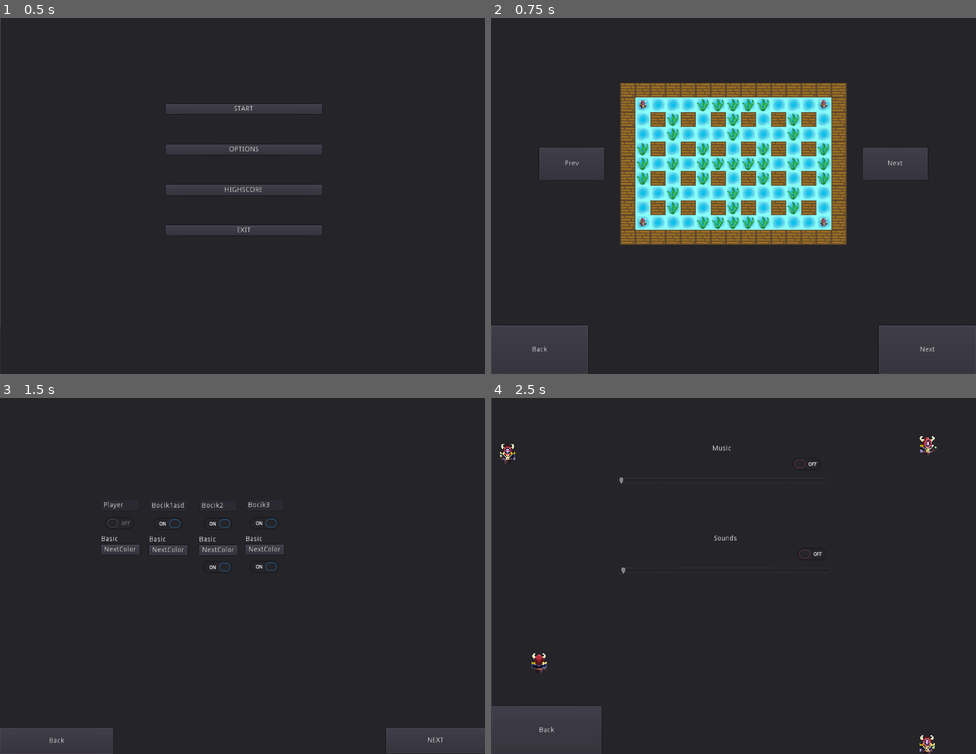
Above: before the commit, frames 1-4 (two rows, left to right).
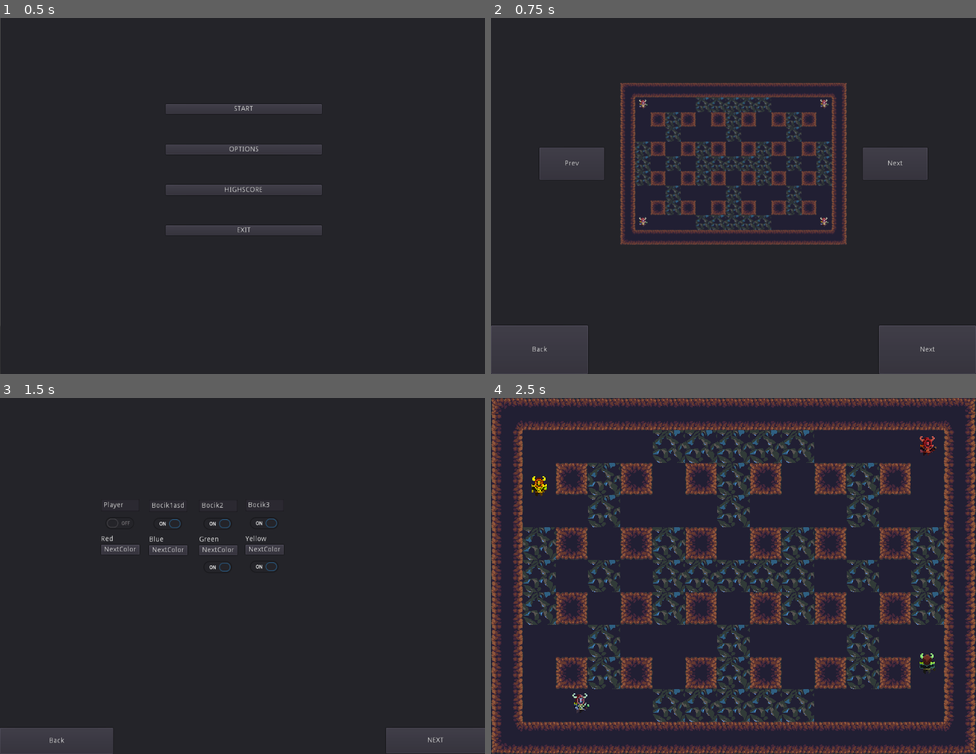
Above: after the commit, the same moments.

Repository: DominikWolek/bomber-game
Game: Godot game, scene res://GUI/MainMenuScene.tscn
Same seed, same stepped clock (60 frames per second), same inputs: the game is played once before the commit and once after it.
Inputs:
- Up to frame 1 (0.5 s): no input
- Up to frame 2 (0.75 s): click "START" at 0.5 s
- Up to frame 3 (1.5 s): click "Next" at 1.25 s
- Up to frame 4 (2.5 s): click "NEXT" at 2 s

Frame 1 is identical in both runs. In frame 2, 20% of the frame differs, in the area x 26-74%, y 18-64%; in frame 3, 0.1%; in frame 4, 28%, in the area x 0-100%, y 0-100%.

Commit message:
naprawione w koncu wejscie :)

Diff:
--- a/Bomberman/GUI/BOMB.gd
+++ b/Bomberman/GUI/BOMB.gd
@@ -5,13 +5,23 @@
 
 func _ready():
 	playerID = get_parent().playerID
+
+
+#funkcja blokuje sygnal i obsluguje zmiane przycisku
 func _on_BOMB_pressed():
+	#sprawdzenie czy inny przycisk nie jest obslugiwany
+	if ( get_parent().get_parent().getSignal() == true ):
+		return
+	else:
+		get_parent().get_parent().setSignalOn()
+	#proces obslugi wejscia
 	set_process_input(true)
 	add_user_signal("AnyKeyClicked")
 	yield(self,"AnyKeyClicked")
 	get_node("/root/ConfigurationNode")._change_and_commit(playerID,"bomb",code)
 	get_node("/root/ConfigurationNode").UpdateMoveSet(playerID)
-
+	get_parent().get_parent().setSignalOff()
+#funkcja nadpisujaca standardowa obsluge wejscia
 func _input(event):
 	if event is InputEventKey:
 			 code = event.get_scancode()
--- a/Bomberman/GUI/BackButtonToSettings.gd
+++ b/Bomberman/GUI/BackButtonToSettings.gd
@@ -3,6 +3,8 @@
 func _ready():
 	pass # Replace with function body.
 
+
+#zmiana sceny na ustawienia
 func _on_BackButton_pressed():
 	var error = get_tree().change_scene( "res://GUI/SettingsScene.tscn");
 	if error == OK:
--- a/Bomberman/GUI/ControlsSettings.tscn
+++ b/Bomberman/GUI/ControlsSettings.tscn
@@ -7,26 +7,49 @@
 [ext_resource path="res://GUI/BOMB.gd" type="Script" id=5]
 [ext_resource path="res://GUI/BackButtonToSettings.gd" type="Script" id=6]
 
+[sub_resource type="GDScript" id=5]
+script/source = "extends HBoxContainer
+
+
+# Obsluga sygnalu, slyszy do zorientowania sie przyciskom, czy inny przycisk juz rzada obslugi
+var isSignalRunned = false;
+func getSignal():
+	return isSignalRunned
+func setSignalOn():
+	isSignalRunned = true
+func setSignalOff():
+	isSignalRunned = false
+
+
+
+func _ready():
+	pass # Replace with function body.
+"
+
 [sub_resource type="GDScript" id=1]
 script/source = "extends VBoxContainer
 
 var playerID = 'P1'
 var gameInfo
 
+var keys
+
+#Funkcja odswieza tekst na przyciskach
 func _ready():
+	keys = get_node(\"/root/keys\").keys
 	gameInfo = get_node(\"/root/ConfigurationNode\").gameInfo
-	get_child(1).text = str(gameInfo[playerID][\"up\"])
-	get_child(2).text = str(gameInfo[playerID][\"down\"])
-	get_child(3).text = str(gameInfo[playerID][\"left\"])
-	get_child(4).text = str(gameInfo[playerID][\"right\"])
-	get_child(5).text = str(gameInfo[playerID][\"bomb\"])
+	get_child(1).text = str(keys[gameInfo[playerID][\"up\"]])
+	get_child(2).text = str(keys[gameInfo[playerID][\"down\"]])
+	get_child(3).text = str(keys[gameInfo[playerID][\"left\"]])
+	get_child(4).text = str(keys[gameInfo[playerID][\"right\"]])
+	get_child(5).text = str(keys[gameInfo[playerID][\"bomb\"]])
 
 func _process(delta):
-	get_child(1).text = str(gameInfo[playerID][\"up\"])
-	get_child(2).text = str(gameInfo[playerID][\"down\"])
-	get_child(3).text = str(gameInfo[playerID][\"left\"])
-	get_child(4).text = str(gameInfo[playerID][\"right\"])
-	get_child(5).text = str(gameInfo[playerID][\"bomb\"])
+	get_child(1).text = str(keys[gameInfo[playerID][\"up\"]])
+	get_child(2).text = str(keys[gameInfo[playerID][\"down\"]])
+	get_child(3).text = str(keys[gameInfo[playerID][\"left\"]])
+	get_child(4).text = str(keys[gameInfo[playerID][\"right\"]])
+	get_child(5).text = str(keys[gameInfo[playerID][\"bomb\"]])
 
 "
 
@@ -36,22 +59,24 @@
 var playerID = 'P2'
 var gameInfo
 
+var keys
+
+#Funkcja odswieza tekst na przyciskach
 func _ready():
+	keys = get_node(\"/root/keys\").keys
 	gameInfo = get_node(\"/root/ConfigurationNode\").gameInfo
-	get_child(1).text = str(gameInfo[playerID][\"up\"])
-	get_child(2).text = str(gameInfo[playerID][\"down\"])
-	get_child(3).text = str(gameInfo[playerID][\"left\"])
-	get_child(4).text = str(gameInfo[playerID][\"right\"])
-	get_child(5).text = str(gameInfo[playerID][\"bomb\"])
+	get_child(1).text = str(keys[gameInfo[playerID][\"up\"]])
+	get_child(2).text = str(keys[gameInfo[playerID][\"down\"]])
+	get_child(3).text = str(keys[gameInfo[playerID][\"left\"]])
+	get_child(4).text = str(keys[gameInfo[playerID][\"right\"]])
+	get_child(5).text = str(keys[gameInfo[playerID][\"bomb\"]])
 
 func _process(delta):
-	get_child(1).text = str(gameInfo[playerID][\"up\"])
-	get_child(2).text = str(gameInfo[playerID][\"down\"])
-	get_child(3).text = str(gameInfo[playerID][\"left\"])
-	get_child(4).text = str(gameInfo[playerID][\"right\"])
-	get_child(5).text = str(gameInfo[playerID][\"bomb\"])
-
-"
+	get_child(1).text = str(keys[gameInfo[playerID][\"up\"]])
+	get_child(2).text = str(keys[gameInfo[playerID][\"down\"]])
+	get_child(3).text = str(keys[gameInfo[playerID][\"left\"]])
+	get_child(4).text = str(keys[gameInfo[playerID][\"right\"]])
+	get_child(5).text = str(keys[gameInfo[playerID][\"bomb\"]])"
 
 [sub_resource type="GDScript" id=3]
 script/source = "extends VBoxContainer
@@ -59,22 +84,24 @@
 var playerID = 'P3'
 var gameInfo
 
+var keys
+
+#Funkcja odswieza tekst na przyciskach
 func _ready():
+	keys = get_node(\"/root/keys\").keys
 	gameInfo = get_node(\"/root/ConfigurationNode\").gameInfo
-	get_child(1).text = str(gameInfo[playerID][\"up\"])
-	get_child(2).text = str(gameInfo[playerID][\"down\"])
-	get_child(3).text = str(gameInfo[playerID][\"left\"])
-	get_child(4).text = str(gameInfo[playerID][\"right\"])
-	get_child(5).text = str(gameInfo[playerID][\"bomb\"])
+	get_child(1).text = str(keys[gameInfo[playerID][\"up\"]])
+	get_child(2).text = str(keys[gameInfo[playerID][\"down\"]])
+	get_child(3).text = str(keys[gameInfo[playerID][\"left\"]])
+	get_child(4).text = str(keys[gameInfo[playerID][\"right\"]])
+	get_child(5).text = str(keys[gameInfo[playerID][\"bomb\"]])
 
 func _process(delta):
-	get_child(1).text = str(gameInfo[playerID][\"up\"])
-	get_child(2).text = str(gameInfo[playerID][\"down\"])
-	get_child(3).text = str(gameInfo[playerID][\"left\"])
-	get_child(4).text = str(gameInfo[playerID][\"right\"])
-	get_child(5).text = str(gameInfo[playerID][\"bomb\"])
-
-"
+	get_child(1).text = str(keys[gameInfo[playerID][\"up\"]])
+	get_child(2).text = str(keys[gameInfo[playerID][\"down\"]])
+	get_child(3).text = str(keys[gameInfo[playerID][\"left\"]])
+	get_child(4).text = str(keys[gameInfo[playerID][\"right\"]])
+	get_child(5).text = str(keys[gameInfo[playerID][\"bomb\"]])"
 
 [sub_resource type="GDScript" id=4]
 script/source = "extends VBoxContainer
@@ -82,22 +109,24 @@
 var playerID = 'P4'
 var gameInfo
 
+var keys
+
+#Funkcja odswieza tekst na przyciskach
 func _ready():
+	keys = get_node(\"/root/keys\").keys
 	gameInfo = get_node(\"/root/ConfigurationNode\").gameInfo
-	get_child(1).text = str(gameInfo[playerID][\"up\"])
-	get_child(2).text = str(gameInfo[playerID][\"down\"])
-	get_child(3).text = str(gameInfo[playerID][\"left\"])
-	get_child(4).text = str(gameInfo[playerID][\"right\"])
-	get_child(5).text = str(gameInfo[playerID][\"bomb\"])
+	get_child(1).text = str(keys[gameInfo[playerID][\"up\"]])
+	get_child(2).text = str(keys[gameInfo[playerID][\"down\"]])
+	get_child(3).text = str(keys[gameInfo[playerID][\"left\"]])
+	get_child(4).text = str(keys[gameInfo[playerID][\"right\"]])
+	get_child(5).text = str(keys[gameInfo[playerID][\"bomb\"]])
 
 func _process(delta):
-	get_child(1).text = str(gameInfo[playerID][\"up\"])
-	get_child(2).text = str(gameInfo[playerID][\"down\"])
-	get_child(3).text = str(gameInfo[playerID][\"left\"])
-	get_child(4).text = str(gameInfo[playerID][\"right\"])
-	get_child(5).text = str(gameInfo[playerID][\"bomb\"])
-
-"
+	get_child(1).text = str(keys[gameInfo[playerID][\"up\"]])
+	get_child(2).text = str(keys[gameInfo[playerID][\"down\"]])
+	get_child(3).text = str(keys[gameInfo[playerID][\"left\"]])
+	get_child(4).text = str(keys[gameInfo[playerID][\"right\"]])
+	get_child(5).text = str(keys[gameInfo[playerID][\"bomb\"]])"
 
 [node name="Node2D" type="Node2D"]
 
@@ -106,13 +135,15 @@
 margin_bottom = 704.0
 
 [node name="HBoxContainer" type="HBoxContainer" parent="Panel"]
-margin_left = -3.0
+margin_left = -5.21606
 margin_top = 53.0
-margin_right = 959.0
+margin_right = 956.784
 margin_bottom = 612.0
 alignment = 1
+script = SubResource( 5 )
 
 [node name="P1Container" type="VBoxContainer" parent="Panel/HBoxContainer"]
+editor/display_folded = true
 margin_left = 373.0
 margin_right = 424.0
 margin_bottom = 559.0
@@ -127,33 +158,44 @@
 margin_top = 18.0
 margin_right = 51.0
 margin_bottom = 38.0
+focus_mode = 0
+enabled_focus_mode = 0
 script = ExtResource( 1 )
 
 [node name="DOWN" type="Button" parent="Panel/HBoxContainer/P1Container"]
 margin_top = 42.0
 margin_right = 51.0
 margin_bottom = 62.0
+focus_mode = 0
+enabled_focus_mode = 0
 script = ExtResource( 2 )
 
 [node name="LEFT" type="Button" parent="Panel/HBoxContainer/P1Container"]
 margin_top = 66.0
 margin_right = 51.0
 margin_bottom = 86.0
+focus_mode = 0
+enabled_focus_mode = 0
 script = ExtResource( 3 )
 
 [node name="RIGHT" type="Button" parent="Panel/HBoxContainer/P1Container"]
 margin_top = 90.0
 margin_right = 51.0
 margin_bottom = 110.0
+focus_mode = 0
+enabled_focus_mode = 0
 script = ExtResource( 4 )
 
 [node name="BOMB" type="Button" parent="Panel/HBoxContainer/P1Container"]
 margin_top = 114.0
 margin_right = 51.0
 margin_bottom = 134.0
+focus_mode = 0
+enabled_focus_mode = 0
 script = ExtResource( 5 )
 
 [node name="P2Container" type="VBoxContainer" parent="Panel/HBoxContainer"]
+editor/display_folded = true
 margin_left = 428.0
 margin_right = 479.0
 margin_bottom = 559.0
@@ -168,33 +210,44 @@
 margin_top = 18.0
 margin_right = 51.0
 margin_bottom = 38.0
+focus_mode = 0
+enabled_focus_mode = 0
 script = ExtResource( 1 )
 
 [node name="DOWN" type="Button" parent="Panel/HBoxContainer/P2Container"]
 margin_top = 42.0
 margin_right = 51.0
 margin_bottom = 62.0
+focus_mode = 0
+enabled_focus_mode = 0
 script = ExtResource( 2 )
 
 [node name="LEFT" type="Button" parent="Panel/HBoxContainer/P2Container"]
 margin_top = 66.0
 margin_right = 51.0
 margin_bottom = 86.0
+focus_mode = 0
+enabled_focus_mode = 0
 script = ExtResource( 3 )
 
 [node name="RIGHT" type="Button" parent="Panel/HBoxContainer/P2Container"]
 margin_top = 90.0
 margin_right = 51.0
 margin_bottom = 110.0
+focus_mode = 0
+enabled_focus_mode = 0
 script = ExtResource( 4 )
 
 [node name="BOMB" type="Button" parent="Panel/HBoxContainer/P2Container"]
 margin_top = 114.0
 margin_right = 51.0
 margin_bottom = 134.0
+focus_mode = 0
+enabled_focus_mode = 0
 script = ExtResource( 5 )
 
 [node name="P3Container" type="VBoxContainer" parent="Panel/HBoxContainer"]
+editor/display_folded = true
 margin_left = 483.0
 margin_right = 534.0
 margin_bottom = 559.0
@@ -209,30 +262,40 @@
 margin_top = 18.0
 margin_right = 51.0
 margin_bottom = 38.0
+focus_mode = 0
+enabled_focus_mode = 0
 script = ExtResource( 1 )
 
 [node name="DOWN" type="Button" parent="Panel/HBoxContainer/P3Container"]
 margin_top = 42.0
 margin_right = 51.0
 margin_bottom = 62.0
+focus_mode = 0
+enabled_focus_mode = 0
 script = ExtResource( 2 )
 
 [node name="LEFT" type="Button" parent="Panel/HBoxContainer/P3Container"]
 margin_top = 66.0
 margin_right = 51.0
 margin_bottom = 86.0
+focus_mode = 0
+enabled_focus_mode = 0
 script = ExtResource( 3 )
 
 [node name="RIGHT" type="Button" parent="Panel/HBoxContainer/P3Container"]
 margin_top = 90.0
 margin_right = 51.0
 margin_bottom = 110.0
+focus_mode = 0
+enabled_focus_mode = 0
 script = ExtResource( 4 )
 
 [node name="BOMB" type="Button" parent="Panel/HBoxContainer/P3Container"]
 margin_top = 114.0
 margin_right = 51.0
 margin_bottom = 134.0
+focus_mode = 0
+enabled_focus_mode = 0
 script = ExtResource( 5 )
 
 [node name="P4Container" type="VBoxContainer" parent="Panel/HBoxContainer"]
@@ -251,30 +314,40 @@
 margin_top = 18.0
 margin_right = 51.0
 margin_bottom = 38.0
+focus_mode = 0
+enabled_focus_mode = 0
 script = ExtResource( 1 )
 
 [node name="DOWN" type="Button" parent="Panel/HBoxContainer/P4Container"]
 margin_top = 42.0
 margin_right = 51.0
 margin_bottom = 62.0
+focus_mode = 0
+enabled_focus_mode = 0
 script = ExtResource( 2 )
 
 [node name="LEFT" type="Button" parent="Panel/HBoxContainer/P4Container"]
 margin_top = 66.0
 margin_right = 51.0
 margin_bottom = 86.0
+focus_mode = 0
+enabled_focus_mode = 0
 script = ExtResource( 3 )
 
 [node name="RIGHT" type="Button" parent="Panel/HBoxContainer/P4Container"]
 margin_top = 90.0
 margin_right = 51.0
 margin_bottom = 110.0
+focus_mode = 0
+enabled_focus_mode = 0
 script = ExtResource( 4 )
 
 [node name="BOMB" type="Button" parent="Panel/HBoxContainer/P4Container"]
 margin_top = 114.0
 margin_right = 51.0
 margin_bottom = 134.0
+focus_mode = 0
+enabled_focus_mode = 0
 script = ExtResource( 5 )
 
 [node name="BackButton" type="Button" parent="Panel"]
@@ -284,6 +357,41 @@
 margin_bottom = 702.499
 text = "Back"
 script = ExtResource( 6 )
+
+[node name="Label" type="Label" parent="Panel"]
+margin_left = 223.942
+margin_top = 147.105
+margin_right = 272.942
+margin_bottom = 161.105
+text = "PRAWO"
+
+[node name="Label2" type="Label" parent="Panel"]
+margin_left = 224.044
+margin_top = 121.884
+margin_right = 264.044
+margin_bottom = 135.884
+text = "LEWO"
+
+[node name="Label3" type="Label" parent="Panel"]
+margin_left = 223.047
+margin_top = 97.507
+margin_right = 263.047
+margin_bottom = 111.507
+text = "DOL"
+
+[node name="Label4" type="Label" parent="Panel"]
+margin_left = 222.992
+margin_top = 78.4488
+margin_right = 262.992
+margin_bottom = 92.4488
+text = "GORA"
+
+[node name="Label5" type="Label" parent="Panel"]
+margin_left = 223.989
+margin_top = 169.695
+margin_right = 273.989
+margin_bottom = 183.695
+text = "BOMBA"
 
 [connection signal="pressed" from="Panel/HBoxContainer/P1Container/UP" to="Panel/HBoxContainer/P1Container/UP" method="_on_UP_pressed"]
 [connection signal="pressed" from="Panel/HBoxContainer/P1Container/DOWN" to="Panel/HBoxContainer/P1Container/DOWN" method="_on_DOWN_pressed"]
--- a/Bomberman/GUI/DOWN.gd
+++ b/Bomberman/GUI/DOWN.gd
@@ -6,14 +6,23 @@
 func _ready():
 	playerID = get_parent().playerID
 
+
+#funkcja blokuje sygnal i obsluguje zmiane przycisku
 func _on_DOWN_pressed():
+	#sprawdzenie czy inny przycisk nie jest obslugiwany
+	if ( get_parent().get_parent().getSignal() == true ):
+		return
+	else:
+		get_parent().get_parent().setSignalOn()
+	#proces obslugi wejscia
 	set_process_input(true)
 	add_user_signal("AnyKeyClicked")
 	yield(self,"AnyKeyClicked")
 	get_node("/root/ConfigurationNode")._change_and_commit(playerID,"down",code)
 	get_node("/root/ConfigurationNode").UpdateMoveSet(playerID)
+	get_parent().get_parent().setSignalOff()
 
-
+#funkcja nadpisujaca standardowa obsluge wejscia
 func _input(event):
 	if event is InputEventKey:
 			 code = event.get_scancode()
--- a/Bomberman/GUI/LEFT.gd
+++ b/Bomberman/GUI/LEFT.gd
@@ -5,14 +5,24 @@
 
 func _ready():
 	playerID = get_parent().playerID
+
+
+#funkcja blokuje sygnal i obsluguje zmiane przycisku
 func _on_LEFT_pressed():
+	#sprawdzenie czy inny przycisk nie jest obslugiwany
+	if ( get_parent().get_parent().getSignal() == true ):
+		return
+	else:
+		get_parent().get_parent().setSignalOn()
+	#proces obslugi wejscia
 	set_process_input(true)
 	add_user_signal("AnyKeyClicked")
 	yield(self,"AnyKeyClicked")
 	get_node("/root/ConfigurationNode")._change_and_commit(playerID,"left",code)
 	get_node("/root/ConfigurationNode").UpdateMoveSet(playerID)
+	get_parent().get_parent().setSignalOff()
 
-
+#funkcja nadpisujaca standardowa obsluge wejscia
 func _input(event):
 	if event is InputEventKey:
 			 code = event.get_scancode()
--- a/Bomberman/GUI/RIGHT.gd
+++ b/Bomberman/GUI/RIGHT.gd
@@ -5,14 +5,23 @@
 
 func _ready():
 	playerID = get_parent().playerID
+
+
+#funkcja blokuje sygnal i obsluguje zmiane przycisku
 func _on_RIGHT_pressed():
+	#sprawdzenie czy inny przycisk nie jest obslugiwany
+	if ( get_parent().get_parent().getSignal() == true ):
+		return
+	else:
+		get_parent().get_parent().setSignalOn()
+	#proces obslugi wejscia
 	set_process_input(true)
 	add_user_signal("AnyKeyClicked")
 	yield(self,"AnyKeyClicked")
 	get_node("/root/ConfigurationNode")._change_and_commit(playerID,"right",code)
 	get_node("/root/ConfigurationNode").UpdateMoveSet(playerID)
-
-
+	get_parent().get_parent().setSignalOff()
+#funkcja nadpisujaca standardowa obsluge wejscia
 func _input(event):
 	if event is InputEventKey:
 			 code = event.get_scancode()
--- a/Bomberman/GUI/UP.gd
+++ b/Bomberman/GUI/UP.gd
@@ -7,13 +7,26 @@
 func _ready():
 	playerID = get_parent().playerID
 
+
+#funkcja blokuje sygnal i obsluguje zmiane przycisku
 func _on_UP_pressed():
+
+	#sprawdzenie czy inny przycisk nie jest obslugiwany
+	if ( get_parent().get_parent().getSignal() == true ):
+		return
+	else:
+		get_parent().get_parent().setSignalOn()
+
+	#proces obslugi wejscia
 	set_process_input(true)
 	add_user_signal("AnyKeyClicked")
 	yield(self,"AnyKeyClicked")
 	get_node("/root/ConfigurationNode")._change_and_commit(playerID,"up",code)
 	get_node("/root/ConfigurationNode").UpdateMoveSet(playerID)
 
+	get_parent().get_parent().setSignalOff()
+
+#funkcja nadpisujaca standardowa obsluge wejscia
 func _input(event):
 	if event is InputEventKey:
 		code = event.get_scancode()
--- a/Bomberman/config.cfg
+++ b/Bomberman/config.cfg
@@ -1,6 +1,6 @@
 [map]
 
-map_type=3
+map_type=1
 
 [P1]
 
@@ -10,49 +10,49 @@
 up=87
 down=83
 bomb=32
-colour=0
+colour=1
 is_bot=false
 is_playing=true
 
 [P2]
 
 name="Bocik1asdsa"
-right=16777356
-left=16777354
-up=16777358
-down=16777355
-bomb=16777232
-colour=0
+right=16777233
+left=16777231
+up=16777232
+down=16777234
+bomb=16777221
+colour=2
 is_bot=true
 is_playing=true
 
 [P3]
 
 name="Bocik2"
-right=16777233
-left=16777231
-up=16777232
-down=16777234
-bomb=16777221
-colour=0
+right=72
+left=70
+up=84
+down=71
+bomb=89
+colour=3
 is_bot=true
 is_playing=true
 
 [P4]
 
 name="Bocik3"
-right=1
-left=2
+right=76
+left=74
 up=73
-down=4
-bomb=5
-colour=0
+down=75
+bomb=59
+colour=4
 is_bot=true
 is_playing=true
 
 [Sounds]
 
-soundSwitch=false
+soundSwitch=true
 sfxSwitch=false
 sfx=-10.0
-sound=-10.0
+sound=-9.0
--- a/Bomberman/project.godot
+++ b/Bomberman/project.godot
@@ -24,6 +24,7 @@
 Sounds="*res://Sounds/Sounds.tscn"
 Highscore="*res://Highscore/Highscore.tscn"
 SoundSettings="*res://GUI/SoundSettings.tscn"
+keys="*res://keys.gd"
 
 [display]
 
Not shown: 1 places in Bomberman/GUI/ControlsSettings.tscn that only renumber resources
Not shown, changed: Bomberman/high.score
